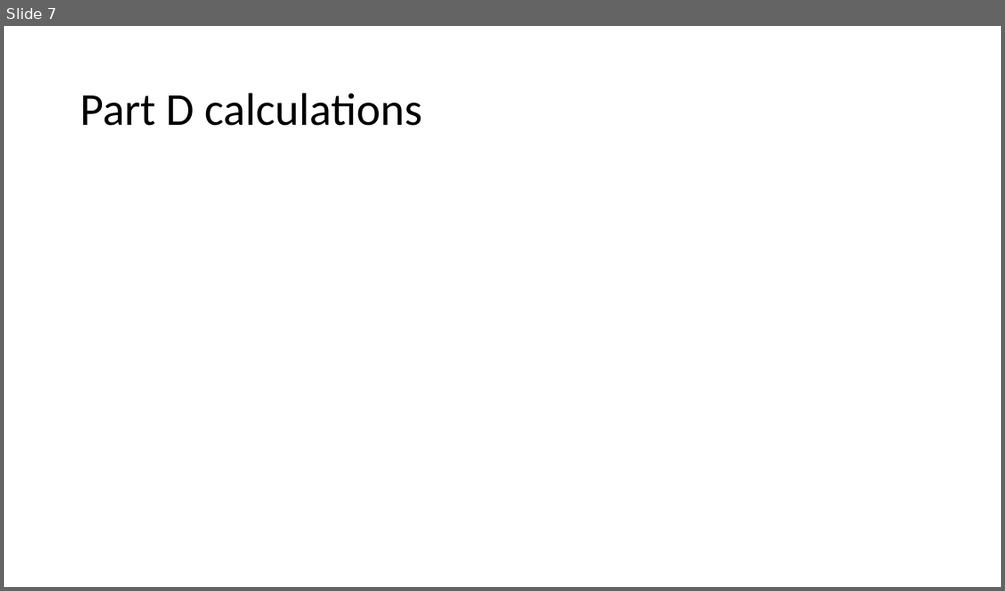
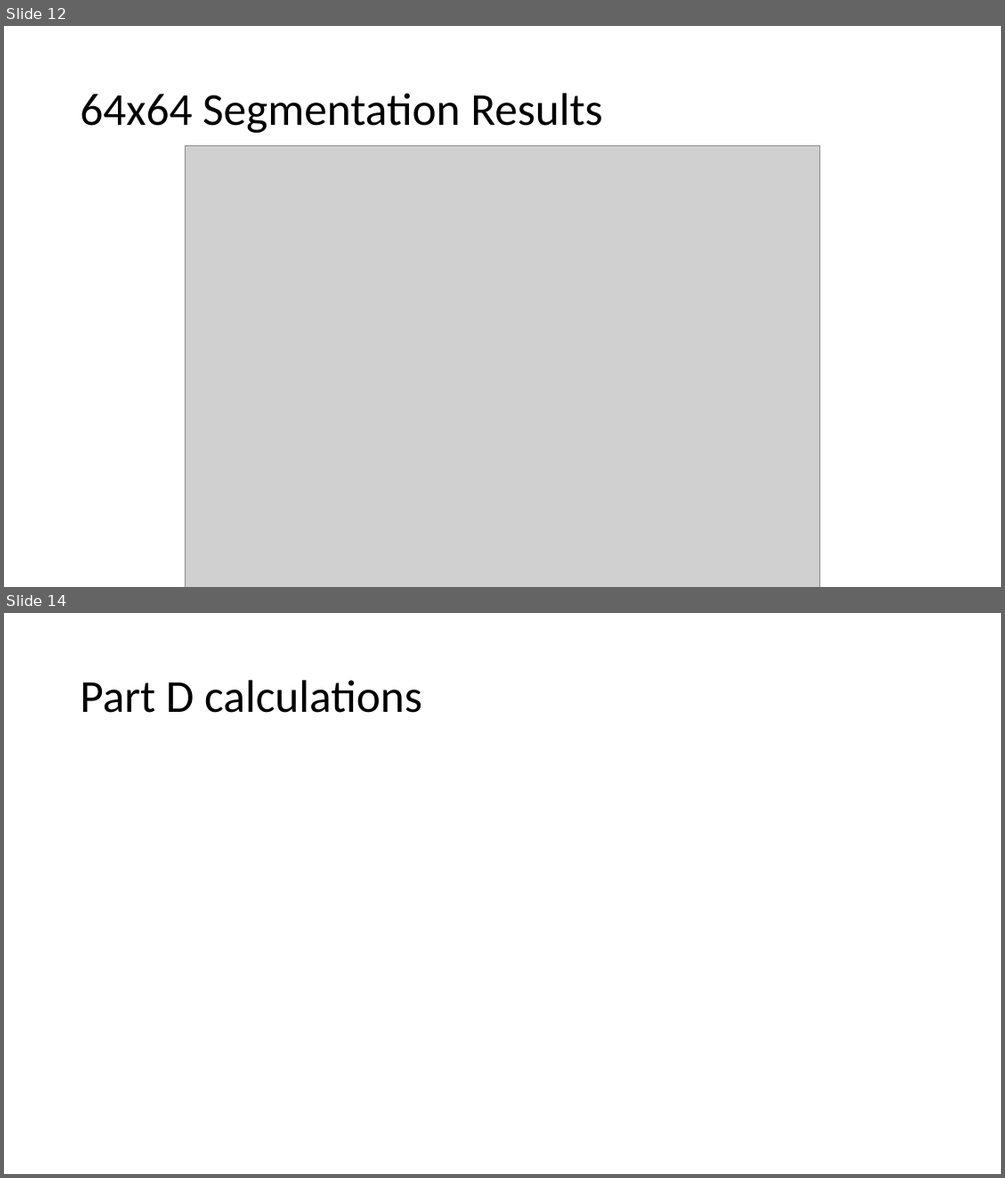
Before and after one commit to LukaiWang1998/mis_final_proj, a slide deck: presentation.pptx. Shown one above the other, each under a label of ours: slide 7 before the commit, slides 12 and 14 after it; the slides between them are not shown. The pictures are 1005x591 and 1005x1178 pixels, drawn with LibreOffice and Linux fonts; fonts in the diff are those of the drawing; grey boxes stand for pictures. Boxes give left, top, right and bottom in pixels: in the first picture for what was removed or moved away, otherwise in the second. Text is boxed around its words. In the diff, an @@ line names an element or a change of style, - is before the commit and + after.

```diff
--- a/presentation.pptx
+++ b/presentation.pptx
@@ slide 12 added at bbox=[4, 26, 1001, 587], background #FFFFFF @@
@@ title added at bbox=[80, 93, 602, 133], 44 pt, text #000000 @@
+64x64 Segmentation Results
@@ picture added at bbox=[185, 146, 821, 587] @@
@@ what was slide 7 is now slide 14 @@
```
Also in this commit, not shown: 1 slide changed, 8 other slides added, 1 slide removed, 10 other files.
